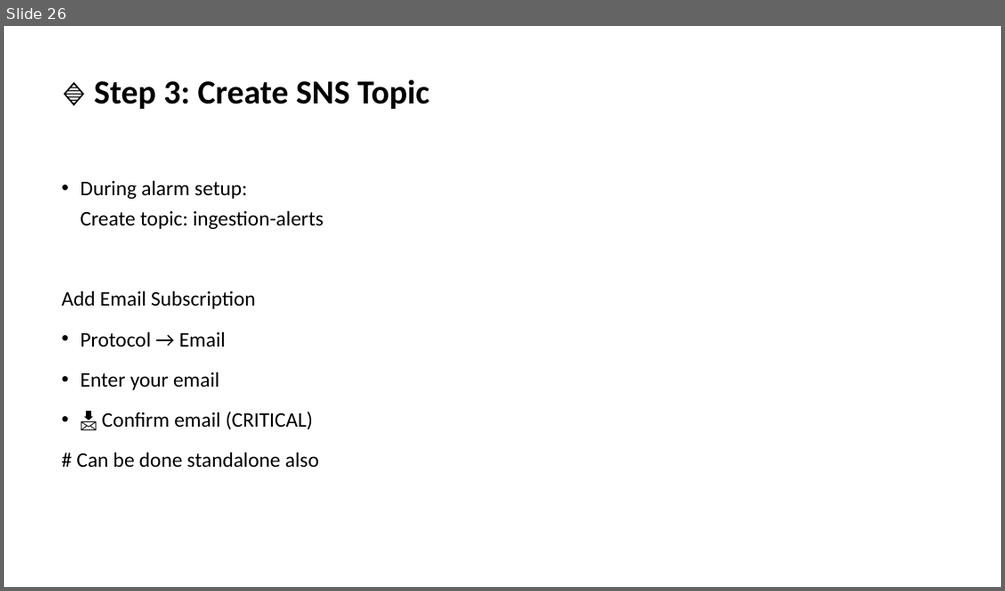
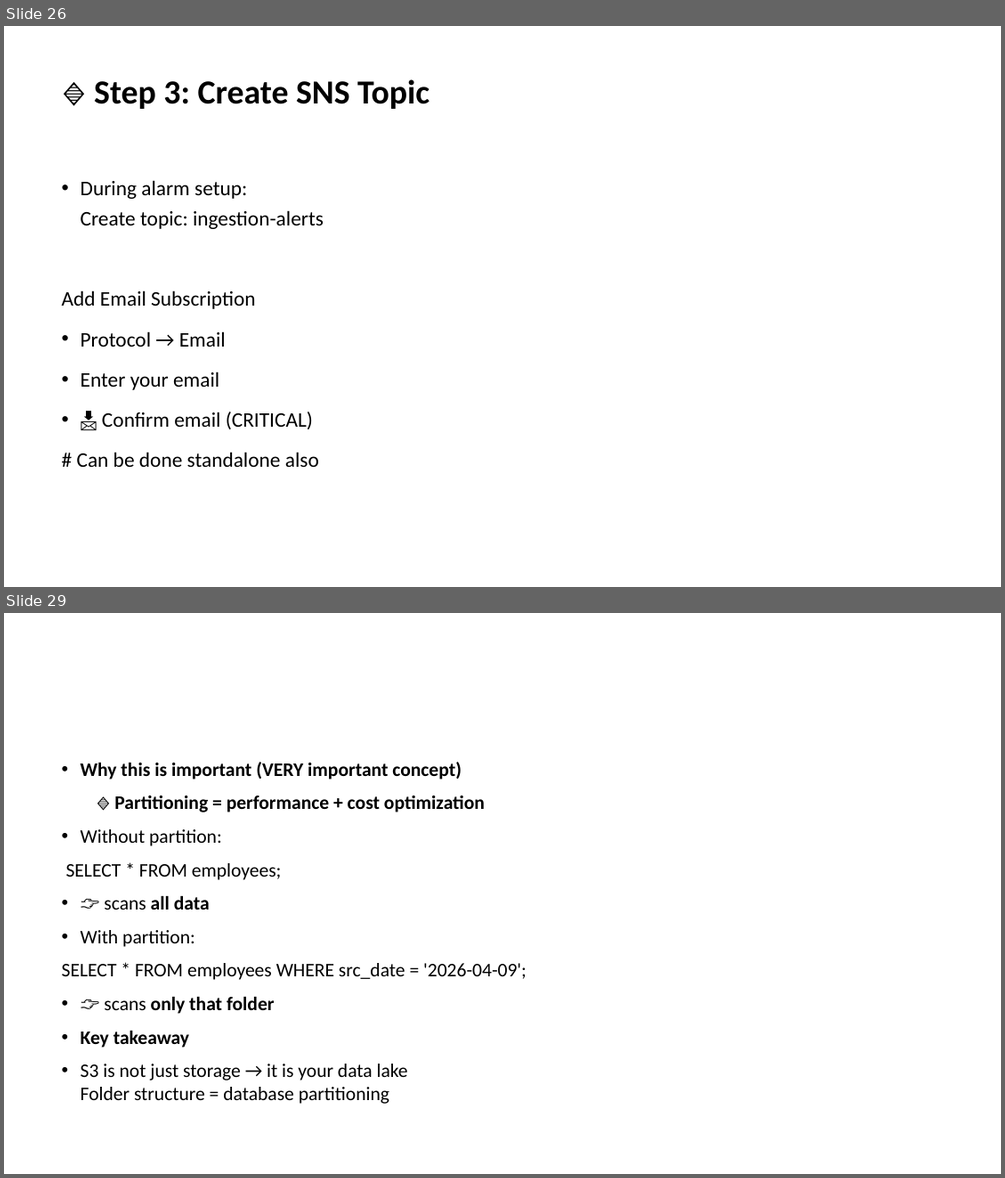
Before and after one commit to sabyasachisome/data_engineering_workshop, a slide deck: data_engineering_workshop.pptx. Shown one above the other, each under a label of ours: slide 26 before the commit, slides 26 and 29 after it; the slides between them are not shown. The pictures are 1005x591 and 1005x1178 pixels, drawn with LibreOffice and Linux fonts; fonts in the diff are those of the drawing. Boxes give left, top, right and bottom in pixels: in the first picture for what was removed or moved away, otherwise in the second. Text is boxed around its words. In the diff, an @@ line names an element or a change of style, - is before the commit and + after.

```diff
--- a/data_engineering_workshop.pptx
+++ b/data_engineering_workshop.pptx
@@ slide 29 added at bbox=[4, 613, 1001, 1174], background #FFFFFF @@
@@ text added at bbox=[62, 762, 526, 1103], 18.5 pt, text #000000 @@
+• Why this is important (VERY important concept)
+🔹 Partitioning = performance + cost optimization
+• Without partition:
+SELECT * FROM employees;
+• 👉 scans all data
+• With partition:
+SELECT * FROM employees WHERE src_date = '2026-04-09';
+• 👉 scans only that folder
+• Key takeaway
+• S3 is not just storage → it is your data lake
+  Folder structure = database partitioning
```
Also in this commit, not shown: 11 other slides added.
